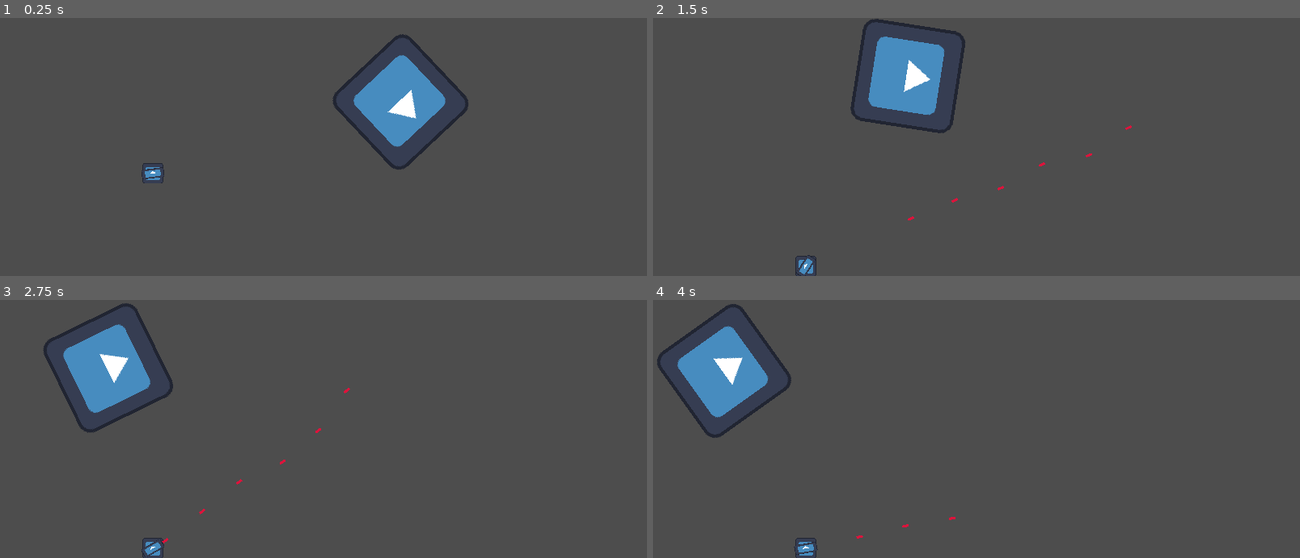
Above: before the commit, frames 1-4 (two rows, left to right).
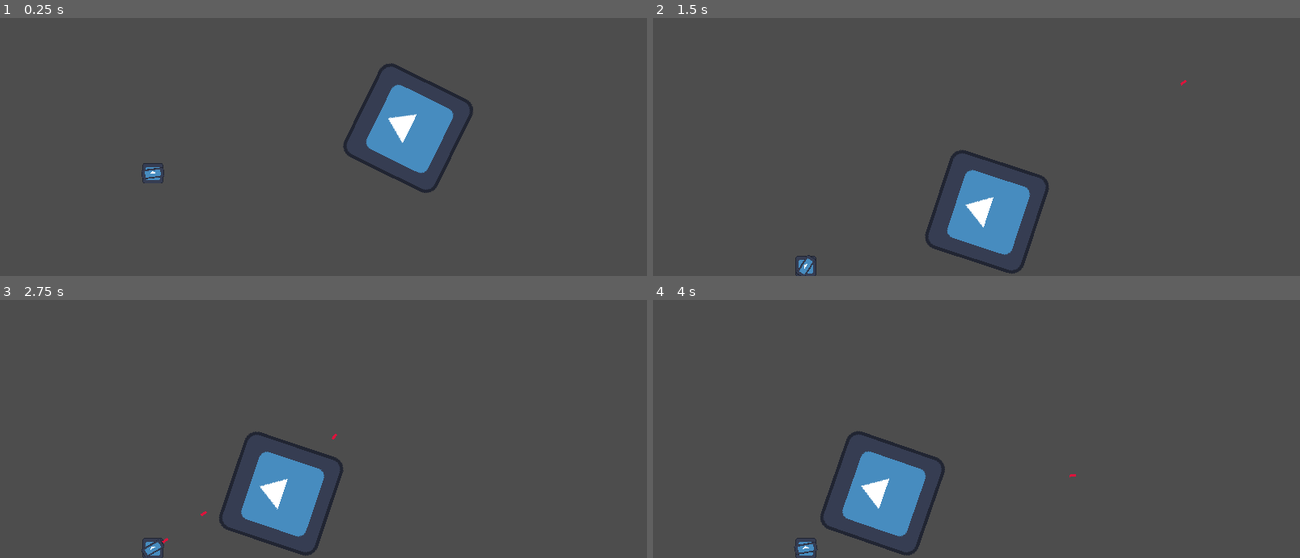
Above: after the commit, the same moments.

Repository: ElTomyDev/jueguito-para-los-pibardos-2
Game: Godot game, scene res://assets/scenes/worlds/level_1.tscn
Two runs of this game, one before a commit and one after it. Both use one fixed random seed, a clock stepped at 60 frames per second and the inputs below. The engine's default icon, where the game draws it, is replaced by a stand-in: a white triangle on a blue panel in a dark square.
Inputs (mouse positions are in pixels of both pictures, inside the frame that each line leads up to):
- Up to frame 1 (0.25 s): no input
- Up to frame 2 (1.5 s): move the mouse to (1118, 134) at 0.52 s; press the mouse at (1118, 134) at 0.53 s; move the mouse to (847, 159) at 1.27 s; release the mouse at (847, 159) at 1.28 s; click (847, 159) at 1.35 s
- Up to frame 3 (2.75 s): move the mouse to (388, 372) at 2.02 s; press the mouse at (388, 372) at 2.03 s
- Up to frame 4 (4 s): move the mouse to (944, 480) at 2.77 s; release the mouse at (944, 480) at 2.78 s; click (944, 480) at 2.85 s; move the mouse to (1170, 467) at 3.52 s; press the mouse at (1170, 467) at 3.53 s

The runs differ from the first frame. In frame 1, 4.5% of the frame differs, in the area x 51-74%, y 6-68%; in frame 2, 7.3%; in frame 3, 7.3%, in the area x 6-55%, y 1-100%; in frame 4, 7.3%.

Commit message:
mejora la clase simulation y adapta mejor el codigo

Diff:
--- a/assets/scripts/characters/boss/boss_controller.gd
+++ b/assets/scripts/characters/boss/boss_controller.gd
@@ -12,7 +12,7 @@
 @export var base_damage = 50.0
 @export var damage_increment: float = 0.5
 @export var max_damage: float = 500.0
-@export var boss_pashe: int = 0
+@export var max_phases: int = 2
 
 @export_category("Attack Config")
 @export var rotation_speed: float = 50.0
@@ -41,6 +41,7 @@
 # Estadisticas
 var health: float
 var damage: float
+var boss_pashe: int = 0
 
 func _ready() -> void:
 	init_values()
@@ -63,9 +64,9 @@
 		damage / max_damage,
 		self.global_position.x / viewport_size.x,
 		self.global_position.y / viewport_size.y,
-		move_dir.x, # Ya Normalizado
-		move_dir.y, # Ya Normalizado
-		shot_dir.x, # Ya Normalizado
+		velocity.x / max_speed,  # estado físico real, no output de la red
+		velocity.y / max_speed,
+		float(boss_pashe) / max_phases,
 	]
 
 func init_values() -> void:
--- a/assets/scripts/characters/player/player_controller.gd
+++ b/assets/scripts/characters/player/player_controller.gd
@@ -32,7 +32,7 @@
 var player_id: int = 0
 
 func _ready() -> void:
-	init_player()
+	init_values()
 	controls.setup(self)
 	smooth_movement.setup(self)
 	adjustable_jump.setup(self)
@@ -46,7 +46,7 @@
 
 	move_and_slide()
 
-func init_player() -> void:
+func init_values() -> void:
 	GlobalVars.players.append(self)
 	health = initial_healt
 	viewport_size = get_viewport().get_visible_rect().size
--- a/assets/scripts/nn/neural_network.gd
+++ b/assets/scripts/nn/neural_network.gd
@@ -8,7 +8,7 @@
 #                sigmoid en output 4  (accion discreta)
 # ─────────────────────────────────────────
 
-const LAYER_SIZES : Array[int] = [12, 24, 16, 5]
+const LAYER_SIZES : Array[int] = [10, 24, 16, 5]
 
 # Pesos y biases por capa.
 # weights[i] es una matriz [LAYER_SIZES[i+1]][LAYER_SIZES[i]]
@@ -53,6 +53,7 @@
 #  Retorna:   Array[float] de tamaño LAYER_SIZES[-1]
 # ─────────────────────────────────────────
 func forward(input_vec: Array) -> Array:
+	if len(input_vec) != LAYER_SIZES[0]: push_error("La cantidad de inputs debe ser igual a lo que pide la red. Red: ", LAYER_SIZES[0], "Inputs: ", len(input_vec))
 	activations.clear()
 	z_values.clear()
 
--- a/assets/scripts/nn/nn_persistence.gd
+++ b/assets/scripts/nn/nn_persistence.gd
@@ -6,7 +6,7 @@
 #  archivo JSON en user:// (persistente entre runs)
 # ─────────────────────────────────────────
 
-const SAVE_PATH : String = "user://boss_brain.json"
+const SAVE_PATH : String = "res://assets/train_data/"
 
 # ─────────────────────────────────────────
 #  Guarda los pesos de la red en disco
--- a/assets/scripts/simulation_manager.gd
+++ b/assets/scripts/simulation_manager.gd
@@ -32,7 +32,7 @@
 
 func _ready() -> void:
 	_setup_nn()
-	spawn_entities()
+	start_simulation()
 
 
 # ─────────────────────────────────────────
@@ -53,7 +53,27 @@
 # ─────────────────────────────────────────
 #  Spawn de entidades
 # ─────────────────────────────────────────
-func spawn_entities() -> void:
+func start_simulation() -> void:
+	clean_entities()
+
+	# Spawnea jugadores
+	for idx in range(players.size()):
+		var player_instance = players[idx].instantiate()
+		player_instance.global_position = spawn_player_points[idx].global_position
+		add_child(player_instance)
+		player_instances.append(player_instance)
+
+	# Spawnea boss
+	boss_instance = boss.instantiate()
+	boss_instance.global_position = boss_spawn.global_position
+	add_child(boss_instance)
+
+	# Estado inicial del episodio
+	prev_player_health = _get_total_player_health()
+	prev_boss_dist     = _get_dist_boss_to_nearest_player()
+	episode_running    = true
+
+func clean_entities() -> void:
 	# Limpia instancias anteriores
 	for p in player_instances:
 		if is_instance_valid(p):
@@ -65,23 +85,6 @@
 		boss_instance.queue_free()
 	boss_instance = null
 
-	# Spawnea jugadores
-	for idx in range(players.size()):
-		var player_instance = players[idx].instantiate()
-		player_instance.global_position = spawn_player_points[idx].global_position
-		add_child(player_instance)
-		player_instances.append(player_instance)
-
-	# Spawnea boss
-	boss_instance = boss.instantiate()
-	boss_instance.global_position = boss_spawn.global_position
-	add_child(boss_instance)
-
-	# Estado inicial del episodio
-	prev_player_health = _get_total_player_health()
-	prev_boss_dist     = _get_dist_boss_to_nearest_player()
-	episode_running    = true
-
 # ─────────────────────────────────────────
 #  Loop principal: corre cada physics frame
 # ─────────────────────────────────────────
@@ -141,7 +144,7 @@
 
 	# Pequeña pausa antes del respawn (opcional, podés sacarla)
 	await get_tree().create_timer(1.5).timeout
-	spawn_entities()
+	start_simulation()
 
 # ─────────────────────────────────────────
 #  Construcción del vector de inputs (normalizado)
@@ -159,7 +162,7 @@
 	if np:
 		input_vec.append_array(np.stats_normalized())
 	else:
-		input_vec.append_array([0.0, 0.0, 0.0, 0.0, 0.0])
+		input_vec.append_array([0.0, 0.0, 0.0])
 
 	return input_vec  # 12 valores
 
